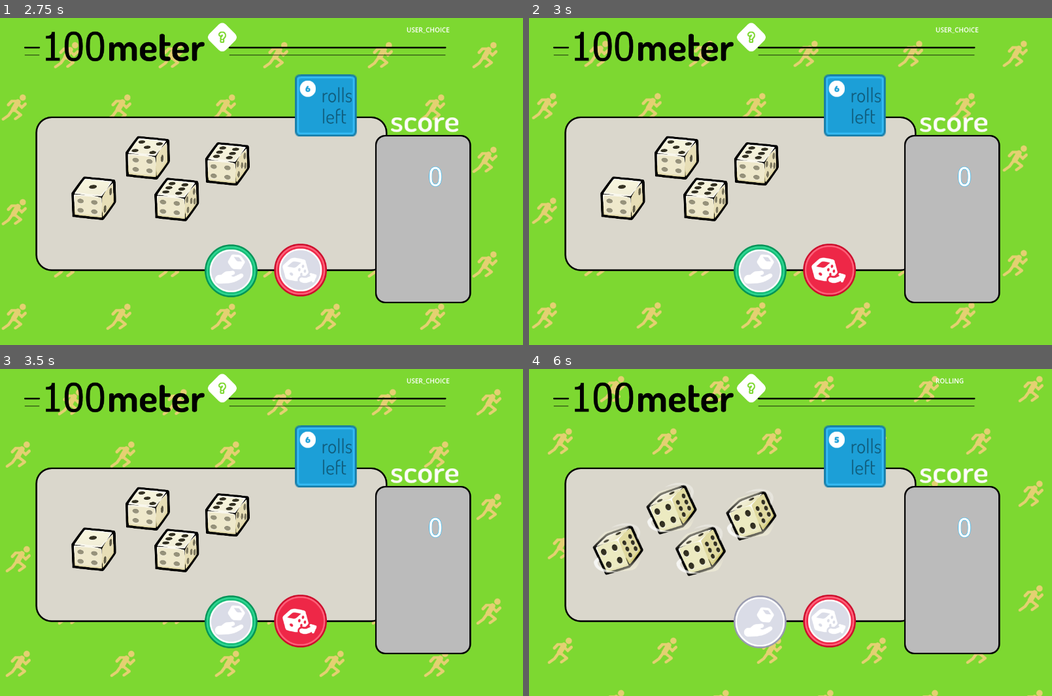
Above: before the commit, frames 1-4 (two rows, left to right).
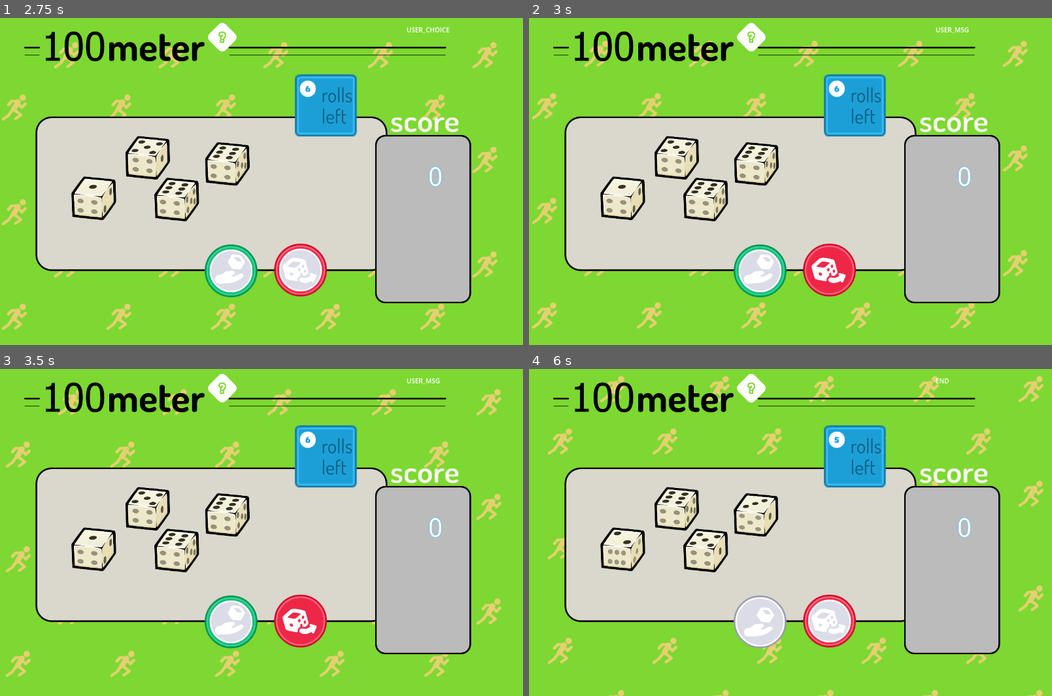
Above: after the commit, the same moments.

Repository: bytezen/diceathalon-sketchbook
Game: Godot game, scene res://scenes/LongJump.tscn
Two runs of this game, one before a commit and one after it. Both use one fixed random seed, a clock stepped at 60 frames per second and the inputs below. The project has no main scene, so this scene is started directly.
Inputs (mouse positions are in pixels of both pictures, inside the frame that each line leads up to):
- Up to frame 1 (2.75 s): click (219, 37) at 0.5 s; click (230, 269) at 1.25 s; click (219, 37) at 2 s
- Up to frame 2 (3 s): click (827, 269) at 2.75 s
- Up to frame 3 (3.5 s): no input
- Up to frame 4 (6 s): click (759, 620) at 3.5 s; click (827, 620) at 4.25 s; click (748, 388) at 5 s; click (759, 620) at 5.77 s

Frame 1 is identical in both runs. In frame 2, less than 0.1% of the frame differs, in the area x 81-86%, y 2-5%; in frame 3, less than 0.1%; in frame 4, 3.5%, in the area x 12-84%, y 2-64%.

Commit message:
event result wip

Diff:
--- a/scenes/LongJump.tscn
+++ b/scenes/LongJump.tscn
@@ -20,6 +20,7 @@
 [ext_resource type="PackedScene" uid="uid://c8sxkkb1vd4oc" path="res://scenes/Die/die.tscn" id="18_yogbk"]
 
 [sub_resource type="ShaderMaterial" id="ShaderMaterial_jgarg"]
+resource_local_to_scene = true
 shader = ExtResource("2_efoke")
 shader_parameter/bg_color = Color(0.490196, 0.847059, 0.192157, 1)
 shader_parameter/pattern_color = Color(0.894118, 0.815686, 0.447059, 1)
--- /dev/null
+++ b/scenes/LongJumpPlayerEnd.tscn
@@ -0,0 +1,42 @@
+[gd_scene load_steps=6 format=3 uid="uid://chltv0qibytk2"]
+
+[ext_resource type="Script" path="res://scenes/long_jump_player_end.gd" id="1_dncoe"]
+[ext_resource type="Texture2D" uid="uid://jwe2ns65oteh" path="res://assets/norway_bg.png" id="1_rfluq"]
+[ext_resource type="Texture2D" uid="uid://drna48p0raiqr" path="res://assets/frames/main_board.png" id="2_klodn"]
+[ext_resource type="Texture2D" uid="uid://cxxtg3cwcny28" path="res://assets/labels/100meter.png" id="3_7kxmq"]
+[ext_resource type="PackedScene" uid="uid://vlya0x67u1v4" path="res://scenes/event_result.tscn" id="4_5h7gx"]
+
+[node name="LongJumpPlayerEnd" type="Control"]
+layout_mode = 3
+anchors_preset = 15
+anchor_right = 1.0
+anchor_bottom = 1.0
+offset_left = 1.0
+offset_right = 1.0
+grow_horizontal = 2
+grow_vertical = 2
+script = ExtResource("1_dncoe")
+
+[node name="NorwayBg" type="Sprite2D" parent="."]
+position = Vector2(641, 399)
+texture = ExtResource("1_rfluq")
+
+[node name="MainBoard" type="Sprite2D" parent="."]
+position = Vector2(639.306, 369.5)
+scale = Vector2(0.748677, 0.748677)
+texture = ExtResource("2_klodn")
+metadata/_edit_group_ = true
+
+[node name="100Meter" type="Sprite2D" parent="."]
+position = Vector2(653.139, 286.75)
+scale = Vector2(0.583037, 0.582192)
+texture = ExtResource("3_7kxmq")
+metadata/_edit_group_ = true
+
+[node name="EventResult" parent="." instance=ExtResource("4_5h7gx")]
+unique_name_in_owner = true
+offset_left = 630.5
+offset_top = 384.0
+offset_right = 630.5
+offset_bottom = 384.0
+metadata/_edit_group_ = true
--- /dev/null
+++ b/scenes/event_result.gd
@@ -0,0 +1,23 @@
+extends Control
+
+@export var score_tier1_threshold:int = 10
+@export var score_tier2_threshold:int = 18
+@export var score_tier3_threshold:int = 25
+
+@export var score : int:
+	set(val):
+		score = val
+		if %Score:
+			%Score.text = str(val)
+
+		if %Star1 and %Star2 and %Star3:
+			%Star1.visible = score >= score_tier1_threshold
+			%Star2.visible = score >= score_tier2_threshold
+			%Star3.visible = score >= score_tier3_threshold
+			%GrayStar1.visible = not %Star1.visible
+			%GrayStar2.visible = not %Star2.visible
+			%GrayStar3.visible = not %Star3.visible
+
+# Called when the node enters the scene tree for the first time.
+func _ready() -> void:
+	score = score
--- /dev/null
+++ b/scenes/event_result.tscn
@@ -0,0 +1,61 @@
+[gd_scene load_steps=5 format=3 uid="uid://vlya0x67u1v4"]
+
+[ext_resource type="Script" path="res://scenes/event_result.gd" id="1_ml2od"]
+[ext_resource type="Theme" uid="uid://cbawpf1b7g0f5" path="res://score_theme.tres" id="2_fc3nt"]
+[ext_resource type="Texture2D" uid="uid://b4acw0n0dyecq" path="res://assets/icons/ui/gold_star.png" id="3_n78nh"]
+[ext_resource type="Texture2D" uid="uid://d0gwd5ithi3w1" path="res://assets/icons/ui/gray_star.png" id="4_3jp6b"]
+
+[node name="EventResult" type="Control"]
+layout_mode = 3
+anchors_preset = 0
+script = ExtResource("1_ml2od")
+score = 21
+
+[node name="Score" type="RichTextLabel" parent="."]
+unique_name_in_owner = true
+layout_mode = 0
+offset_left = -35.0
+offset_top = -88.0
+offset_right = 36.0
+theme = ExtResource("2_fc3nt")
+text = "12"
+fit_content = true
+scroll_active = false
+autowrap_mode = 0
+metadata/_edit_group_ = true
+
+[node name="GrayStar1" type="Sprite2D" parent="."]
+unique_name_in_owner = true
+position = Vector2(-66.5, 68)
+texture = ExtResource("4_3jp6b")
+metadata/_edit_group_ = true
+
+[node name="GrayStar2" type="Sprite2D" parent="."]
+unique_name_in_owner = true
+position = Vector2(1.5, 41)
+texture = ExtResource("4_3jp6b")
+metadata/_edit_group_ = true
+
+[node name="GrayStar3" type="Sprite2D" parent="."]
+unique_name_in_owner = true
+position = Vector2(69.5, 69)
+texture = ExtResource("4_3jp6b")
+metadata/_edit_group_ = true
+
+[node name="Star1" type="Sprite2D" parent="."]
+unique_name_in_owner = true
+position = Vector2(-66.5, 68)
+texture = ExtResource("3_n78nh")
+metadata/_edit_group_ = true
+
+[node name="Star2" type="Sprite2D" parent="."]
+unique_name_in_owner = true
+position = Vector2(1.5, 41)
+texture = ExtResource("3_n78nh")
+metadata/_edit_group_ = true
+
+[node name="Star3" type="Sprite2D" parent="."]
+unique_name_in_owner = true
+position = Vector2(69.5, 69)
+texture = ExtResource("3_n78nh")
+metadata/_edit_group_ = true
--- a/scenes/long_jump.gd
+++ b/scenes/long_jump.gd
@@ -1,6 +1,6 @@
 extends Control
 
-enum State {INIT,IDLE, ROLLING, USER_CHOICE, LAST_ROLL,END}
+enum State {INIT,IDLE, ROLLING, USER_CHOICE, LAST_ROLL,END, USER_MSG}
 
 var current_state:State = State.INIT
 var previous_state:State = State.INIT
@@ -8,6 +8,8 @@
 var dice : Array[Die] = []
 var _die_rolling_count := 0
 var _score := 0
+var _dice_total := 0
+var _rolls_scored := 0
 
 
 # Called when the node enters the scene tree for the first time.
@@ -50,7 +52,11 @@
 	elif current_state == State.LAST_ROLL:
 		%RollCounter.animate_oops()
 		_roll_dice()
+
+	elif current_state == State.USER_MSG:
+
 		pass
+
 
 func _roll_dice() -> void:
 	if current_state == State.ROLLING:
@@ -70,7 +76,12 @@
 func on_score_button_pressed() -> void:
 	if %ScoreButton.disabled:
 		return
-	_total_dice()
+	_score += _dice_total
+	_rolls_scored += 1
+	if _rolls_scored == 2:
+		_change_state(State.END)
+	else:
+		_change_state(State.USER_MSG)
 
 func on_die_animation_stopped() -> void:
 	_die_rolling_count -= 1
@@ -88,7 +99,7 @@
 		%ScoreButton.disabled = false
 		%RollButton.disabled = false
 
-		_total_dice()
+		_dice_total = _total_dice()
 		%ScoreValue.text = str(_score)
 		_change_state(State.USER_CHOICE)
 
@@ -101,23 +112,25 @@
 
 	elif current_state	== State.LAST_ROLL:
 		# save the score and then transition to the end screen
+		_score += _total_dice()
+
 		pass
 
 func on_roll_counter_oops_animation_stopped() -> void:
 	_change_state(State.END)
 
-func _total_dice() -> void:
+func _total_dice() -> int:
 	var _tot := 0
 	for d in dice:
 		if d.value == 6:
 			_tot -= 6
 		else:
 			_tot += d.value
-	_score += max(0,_tot)
+	return max(0,_tot)
 
 func _change_state(next_state:State) -> void:
 	previous_state = current_state
 	current_state = next_state
 
 func _state_string() -> String:
-	return ["INIT","IDLE","ROLLING","USER_CHOICE","LAST_ROLL","END"][current_state]
+	return ["INIT","IDLE","ROLLING","USER_CHOICE","LAST_ROLL","END","USER_MSG"][current_state]
--- /dev/null
+++ b/scenes/long_jump_player_end.gd
@@ -0,0 +1,14 @@
+extends Control
+
+
+# Called when the node enters the scene tree for the first time.
+func _ready() -> void:
+	pass # Replace with function body.
+
+
+# Called every frame. 'delta' is the elapsed time since the previous frame.
+func _process(delta: float) -> void:
+	pass
+
+func set_result(score:int,country:String = "norway") -> void:
+	%EventResult.score = score
